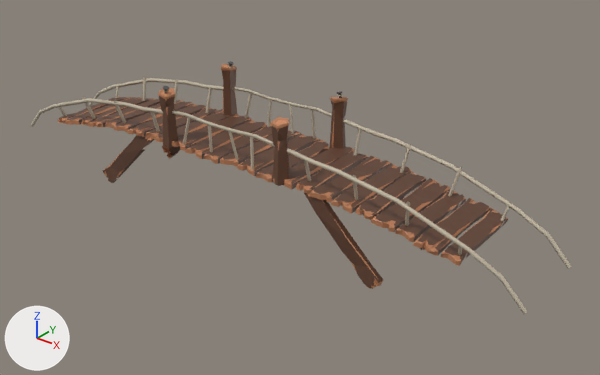
A saved change to the FBX model Assets/Models/Environment/bridge.fbx.
One viewpoint serves both versions: a camera (50 mm lens) standing at (7.0, -7.74, 5.46) and looking at (0.62, 0.23, 0.51). Every picture has the same lights, and +X, +Y and +Z are marked at lower left. The older version comes first. Where no turn or scale is listed for an object, it has been applied to the vertices.

The scene before the commit, as lines of its bpy script (objects in view):
```python
me_mesh = bpy.data.meshes.new('Mesh')
me_mesh.from_pydata(...)  # 2308 vertices, 3581 faces; spans x -4.31..4.31, y -0.73..0.73, z 0.0..1.88
me_mesh.materials.append(mat_lambert1)  # picture img_gradientsblur_png
ob_bridge = bpy.data.objects.new('bridge', me_mesh)
ob_bridge.location = (0.0, 0.0, 0.0)
```
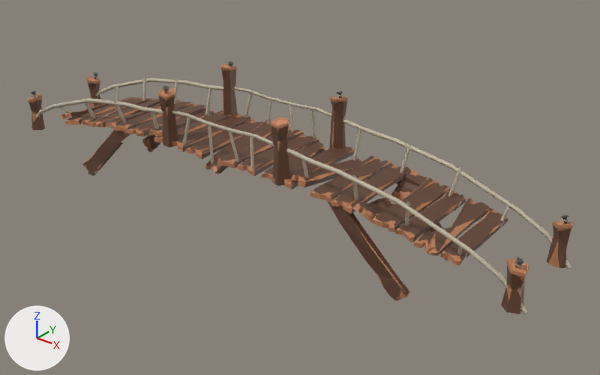
The newer file is also turned or shifted as a whole; pictures and numbers use the older file's frame.

The change, as a diff of the scene's bpy script:
```diff
--- a/Assets/Models/Environment/bridge.fbx.py
+++ b/Assets/Models/Environment/bridge.fbx.py
@@ me_mesh @@
-me_mesh.from_pydata(...)  # 2308 vertices, 3581 faces; spans x -4.31..4.31, y -0.73..0.73, z 0.0..1.88
+me_mesh.from_pydata(...)  # 2709 vertices, 4260 faces; spans x -4.31..4.31, y -0.73..0.73, z -0.02..1.88
+# me_mesh part 1: the loose piece of 58 vertices spanning x -2.52..-1.34, y -0.66..-0.57, z 0.0..1.05 is moved by (-0.47, 0.0, -0.02)
+# me_mesh part 2: the loose piece of 58 vertices spanning x -2.52..-1.36, y 0.57..0.65, z 0.0..1.05 is moved by (-0.47, 0.0, -0.02)
+# me_mesh part 3: the loose piece of 53 vertices spanning x -0.02..0.29, y -0.68..0.68, z 1.02..1.11 is multiplied about its middle by the matrix ((0.996, 0.094, 0.007), (-0.094, 0.994, -0.058), (-0.012, 0.057, 0.998))
+# me_mesh part 4: the loose piece of 58 vertices spanning x 0.62..0.9, y -0.71..0.69, z 1.0..1.1 is multiplied about its middle by the matrix ((0.988, -0.15, 0.032), (0.148, 0.988, 0.046), (-0.039, -0.04, 0.998))
+# me_mesh part 5: the loose piece of 8 vertices spanning x 1.3..1.34, y -0.56..-0.42, z 1.0..1.44 is scaled about its middle by (0.99, 0.622, 0.729), then moved by (0.0, -0.06, 0.06)
+# me_mesh part 6: the loose piece of 58 vertices spanning x 1.35..2.52, y 0.57..0.66, z 0.0..1.05 is moved by (0.37, 0.0, -0.02)
+# me_mesh part 7: the loose piece of 58 vertices spanning x 1.37..2.52, y -0.65..-0.57, z 0.0..1.05 is moved by (0.37, 0.0, -0.02)
+# me_mesh part 8: the loose piece of 25 vertices spanning x -1.0..-0.92, y -0.69..-0.61, z 1.72..1.86 is copied, and the copy is turned 30 degrees about the z axis through its middle and scaled by 1.11, then moved by (5.11, 0.07, -0.79); it spans x 4.12..4.2, y -0.62..-0.53, z 0.91..1.08
+# me_mesh part 9: the loose piece of 58 vertices spanning x -1.49..-1.21, y -0.65..0.66, z 1.01..1.1 is rebuilt with 58 vertices and now spans x -1.55..-1.15, y -0.65..0.65, z 0.95..1.14
+# me_mesh part 10: the loose piece of 58 vertices spanning x -3.51..-3.21, y -0.7..0.6, z 0.74..0.86 is rebuilt with 55 vertices and now spans x -3.58..-3.13, y -0.69..0.61, z 0.63..0.97
+# me_mesh part 11: the loose piece of 58 vertices spanning x -0.3..-0.02, y -0.71..0.69, z 1.0..1.1 is rebuilt with 58 vertices and now spans x -0.33..-0.01, y -0.67..0.68, z 0.83..1.14
+# me_mesh part 12: a new loose piece of 58 vertices spanning x 1.99..2.39, y -0.69..0.29, z 0.63..1.09, in mat_lambert1 (picture img_gradientsblur_png)
+# me_mesh part 13: a new loose piece of 58 vertices spanning x 2.03..2.35, y 0.29..0.72, z 0.71..1.06, in mat_lambert1 (picture img_gradientsblur_png)
+# me_mesh part 14: a new loose piece of 44 vertices spanning x 4.01..4.25, y 0.5..0.73, z 0.45..1.02, in mat_lambert1 (picture img_gradientsblur_png)
+# me_mesh part 15: a new loose piece of 44 vertices spanning x -4.25..-4.01, y 0.45..0.68, z 0.45..1.02, in mat_lambert1 (picture img_gradientsblur_png)
+# me_mesh part 16: a new loose piece of 44 vertices spanning x 4.01..4.25, y -0.68..-0.45, z 0.45..1.02, in mat_lambert1 (picture img_gradientsblur_png)
+# me_mesh part 17: a new loose piece of 44 vertices spanning x -4.25..-4.01, y -0.71..-0.48, z 0.45..1.02, in mat_lambert1 (picture img_gradientsblur_png)
+# me_mesh part 18: 47 vertices moved from x 1.21..2.93, y -0.66..0.65, z 0.85..1.1 to x 1.2..2.94, y -0.67..0.64, z 0.73..1.18; 96 vertices removed from x 1.24..3.24, y -0.66..0.67, z 0.8..1.09; 30 vertices added at x 1.16..3.25, y -0.66..0.56, z 0.72..1.18
+# me_mesh part 19: 5 vertices moved from x -0.91..-0.22, y -0.67..-0.56, z 1.07..1.08 to x -0.91..-0.2, y -0.67..-0.56, z 0.92..1.08; 52 vertices removed from x -0.93..-0.61, y -0.69..0.7, z 1.02..1.11; 52 vertices added at x -0.95..-0.59, y -0.69..0.69, z 1.01..1.12
+# me_mesh part 20: 9 vertices moved from x -3.44..-2.9, y -0.52..0.46, z 0.73..0.89 to x -3.45..-2.9, y -0.56..0.49, z 0.73..0.89; 3 vertices removed from x -2.33..-2.32, y -0.04..-0.03, z 0.94..1.02; 14 vertices added at x -2.32..-2.2, y -0.23..0.19, z 0.92..1.04
+# other edits to the shape of me_mesh do not show in these pictures
 me_mesh.materials.append(mat_lambert1)
```

Boxes [x1, y1, x2, y2] around the edits, measured in the pictures (600 x 375 px; the box of a moved part takes in the faces that stretch with it):
'bridge', reshaped: before [31, 61, 571, 314]; after [27, 61, 573, 314]
part 1 of me_mesh, moved or reshaped: before [103, 136, 155, 183]; after [83, 130, 130, 176]
part 2 of me_mesh, moved or reshaped: before [162, 112, 213, 159]; after [142, 135, 161, 152]
part 3 of me_mesh, moved or reshaped: before [220, 130, 300, 167]; after [217, 126, 304, 168]
part 4 of me_mesh, moved or reshaped: before [256, 139, 329, 183]; after [261, 142, 325, 181]
part 5 of me_mesh, moved or reshaped: before [304, 156, 311, 181]; after [302, 159, 309, 178]
part 6 of me_mesh, moved or reshaped (mostly hidden): before [390, 197, 425, 250]; after [396, 179, 454, 260]
part 7 of me_mesh, moved or reshaped: before [304, 193, 383, 289]; after [328, 198, 410, 301]
part 8 of me_mesh, added: after [515, 257, 524, 268]
part 9 of me_mesh, rebuilt (7% narrower, 19% shorter): before [146, 108, 218, 139]; after [148, 111, 215, 136]
part 10 of me_mesh, rebuilt: before [58, 97, 127, 123]; after [61, 104, 109, 119]
part 11 of me_mesh, rebuilt (38% taller): before [203, 125, 272, 164]; after [206, 120, 272, 174]
part 12 of me_mesh, added (brown): after [353, 198, 394, 221]
part 13 of me_mesh, added (brown): after [391, 169, 429, 200]
part 14 of me_mesh, added (brown): after [547, 221, 573, 268]
part 15 of me_mesh, added: after [86, 76, 102, 107]
part 16 of me_mesh, added (brown): after [501, 258, 529, 314]
part 17 of me_mesh, added: after [27, 95, 45, 130]
part 18 of me_mesh, moved or reshaped: before [296, 151, 475, 256]; after [291, 158, 475, 256]
part 19 of me_mesh, moved or reshaped: before [172, 114, 252, 153]; after [173, 113, 254, 164]
part 20 of me_mesh, moved or reshaped: before [58, 85, 159, 119]; after [59, 85, 159, 119]
